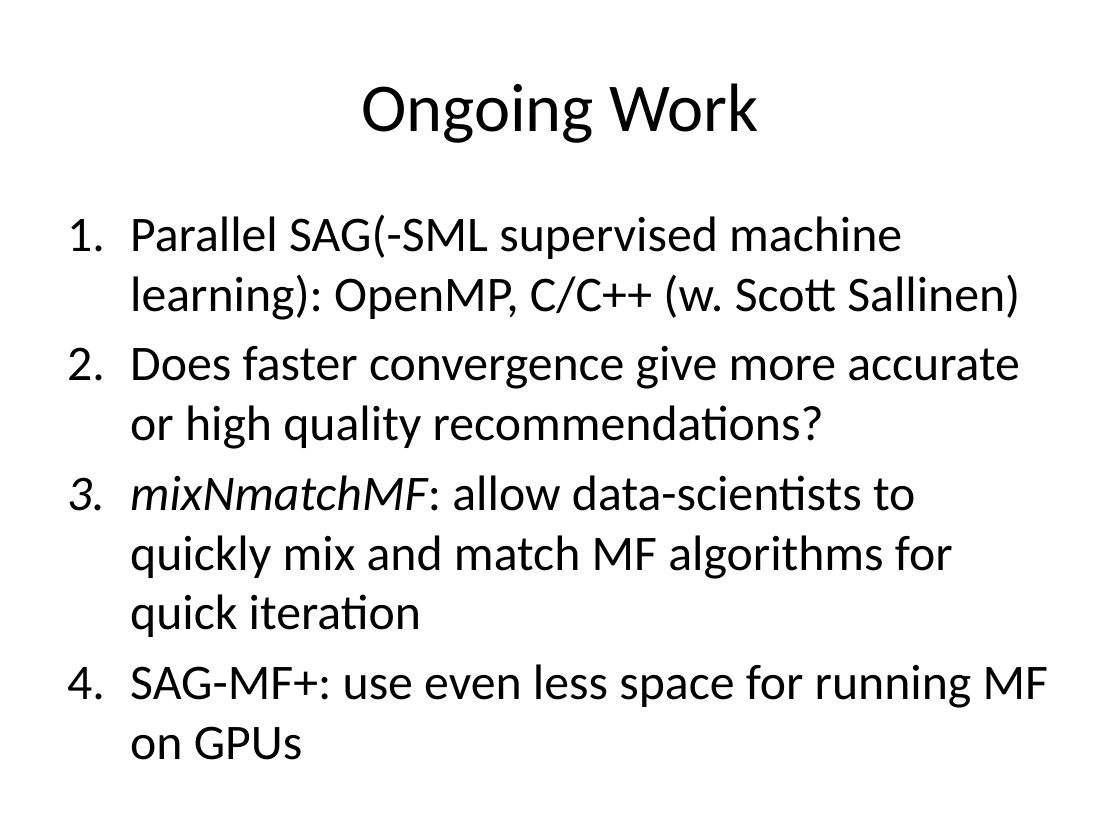
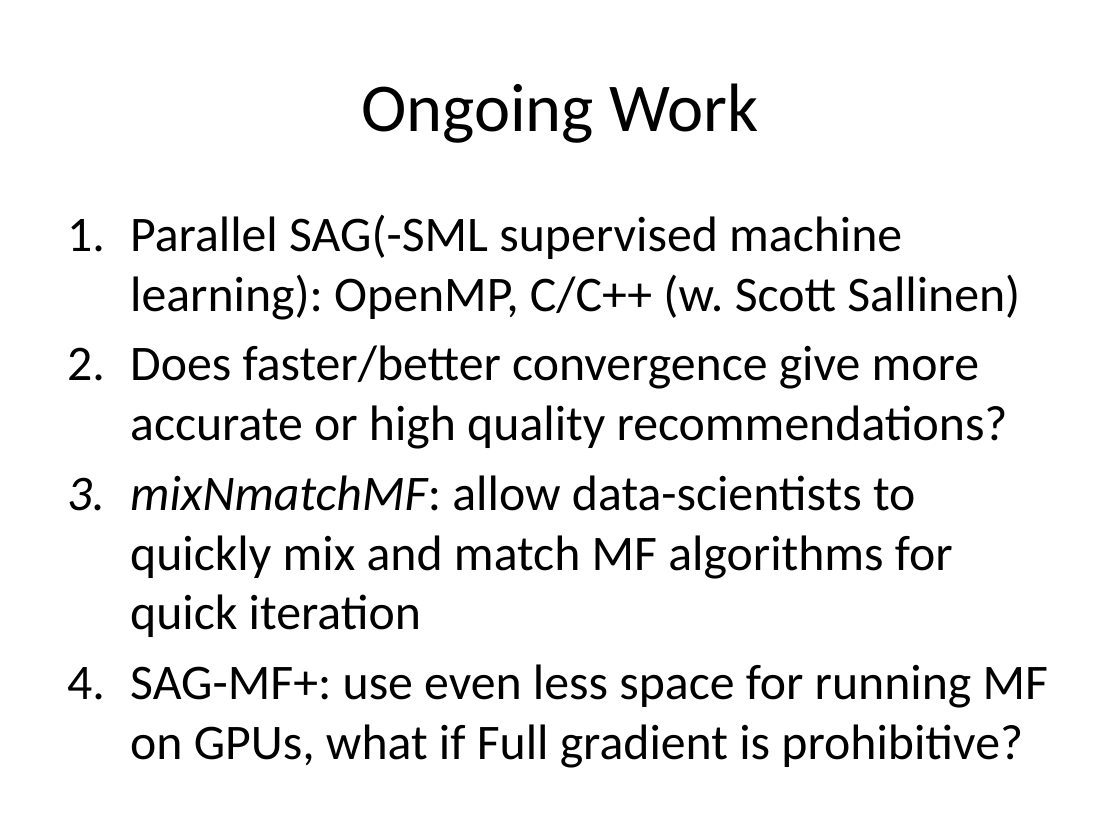
Before and after one commit to jamestklo/MatrixFactorizationMatlab, a slide deck: slide 35 of cs534L-SAGmf.pptx (slide 30 before the commit). Drawn at 1120x840 pixels with LibreOffice and Linux fonts; fonts in the diff are those of the drawing. Boxes give left, top, right and bottom in pixels: in the first picture for what was removed or moved away, otherwise in the second. Text is boxed around its words. In the diff, an @@ line names an element or a change of style, - is before the commit and + after.

```diff
--- a/cs534L-SAGmf.pptx
+++ b/cs534L-SAGmf.pptx
@@ text at <box>130,345,1008,449</box>: text changed @@
-2. Does faster convergence give more accurate or high quality recommendations?
+2. Does faster/better convergence give more accurate or high quality recommendations?
@@ text at <box>130,664,1048,768</box>: text changed @@
-4. SAG-MF+: use even less space for running MF on GPUs
+4. SAG-MF+: use even less space for running MF on GPUs, what if Full gradient is prohibitive?
```
Also in this commit, not shown: 19 other slides changed, 5 slides added, 3 other files.
